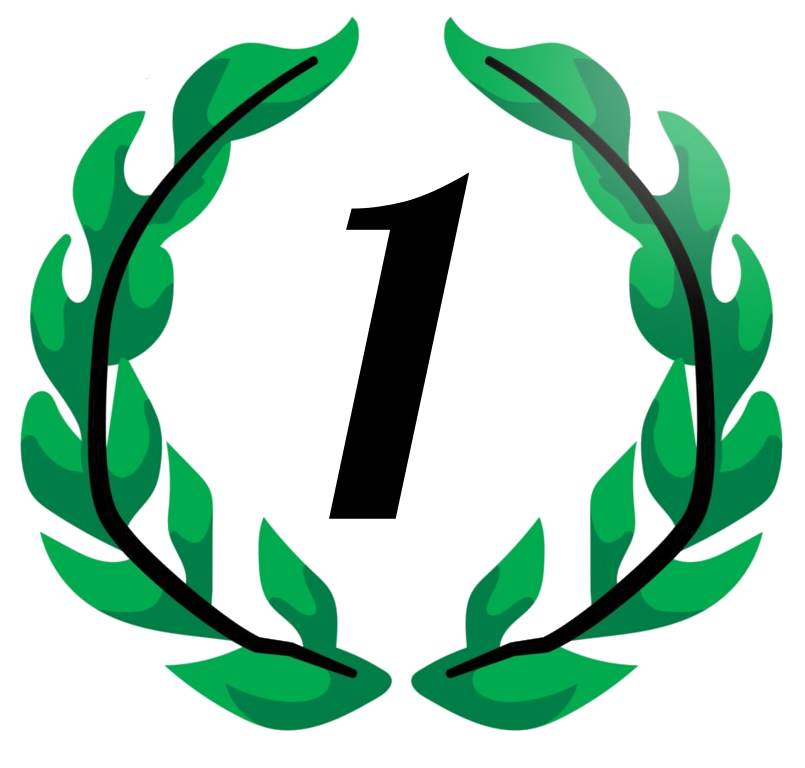
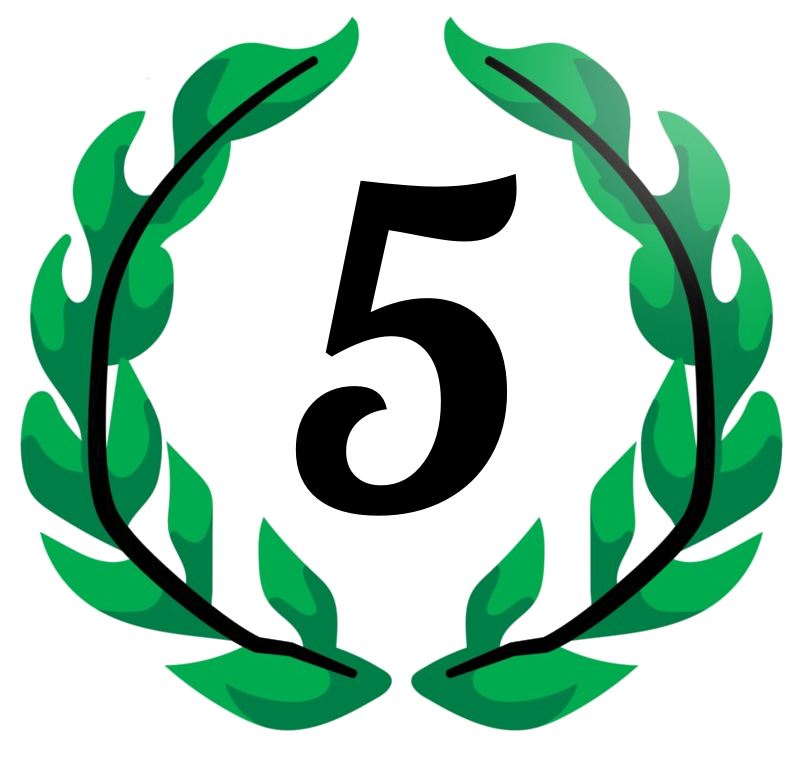
Comparing the layer stacks of the two 805 × 768 images. Changes:
renamed "Vector Layer 1" to "Vector Layer 2", painted on it over (295, 172, 517, 519)
